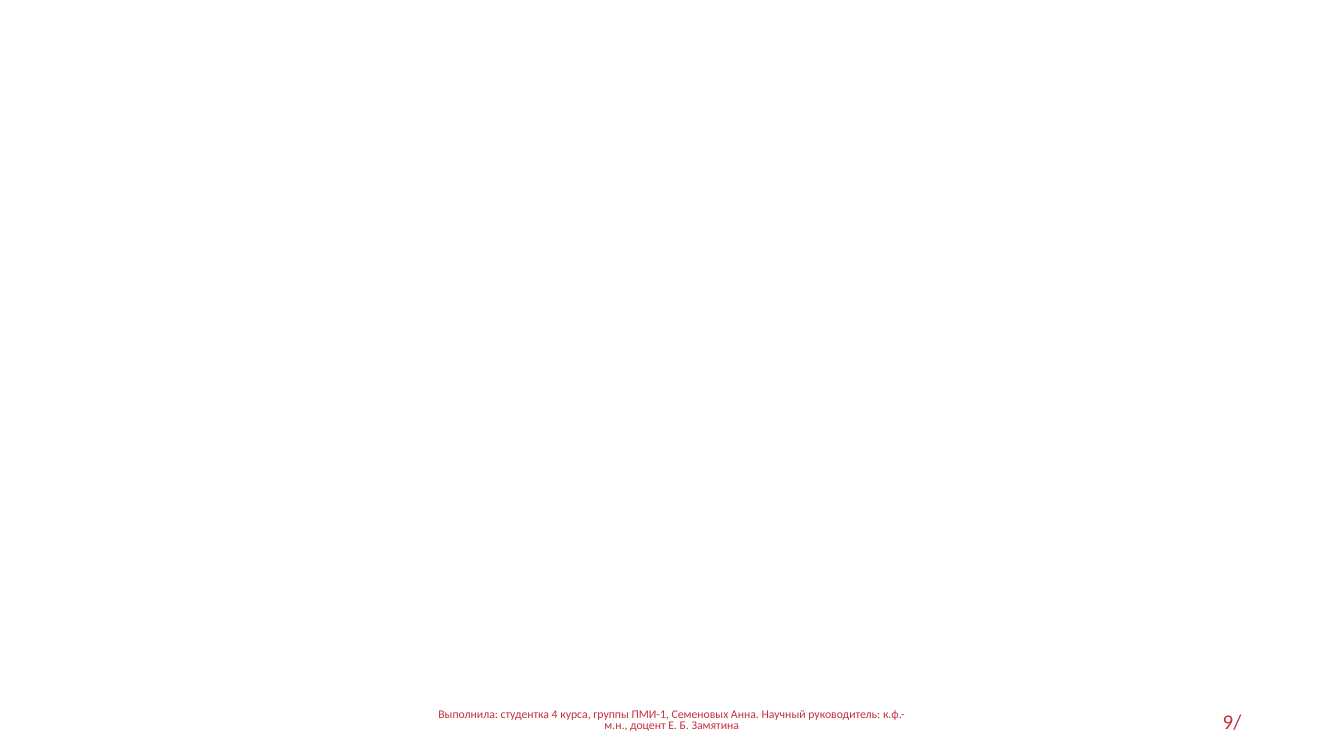
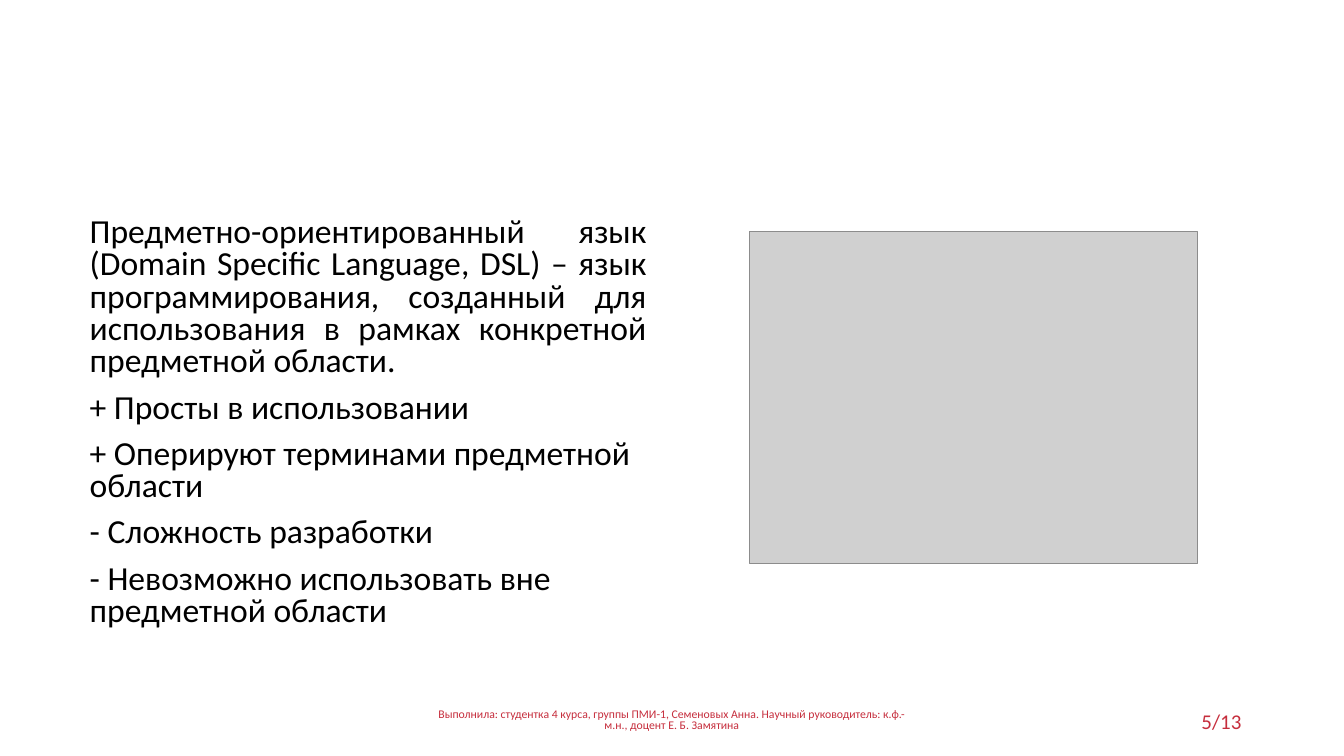
Before and after one commit to ann-semenovykh/------, a slide deck: slide 5 of Презентация.ppt (slide 9 before the commit). Drawn at 1344x756 pixels with LibreOffice and Linux fonts; fonts in the diff are those of the drawing; grey boxes stand for pictures; background and template pictures are left out. Boxes give left, top, right and bottom in pixels: in the first picture for what was removed or moved away, otherwise in the second. Text is boxed around its words. In the diff, an @@ line names an element or a change of style, - is before the commit and + after.

```diff
--- a/Презентация.ppt
+++ b/Презентация.ppt
@@ text added at <box>90,220,647,628</box>, 24 pt, text #000000 @@
+Предметно-ориентированный язык (Domain Specific Language, DSL) – язык программирования, созданный для использования в рамках конкретной предметной области.
++ Просты в использовании
++ Оперируют терминами предметной области
+- Сложность разработки
+- Невозможно использовать вне предметной области
@@ picture added at <box>750,232,1197,563</box> @@
@@ page number at <box>1201,714,1241,730</box>: text changed @@
-9/
+5/13
```
Also in this commit, not shown: 4 other slides changed, 1 other file.
